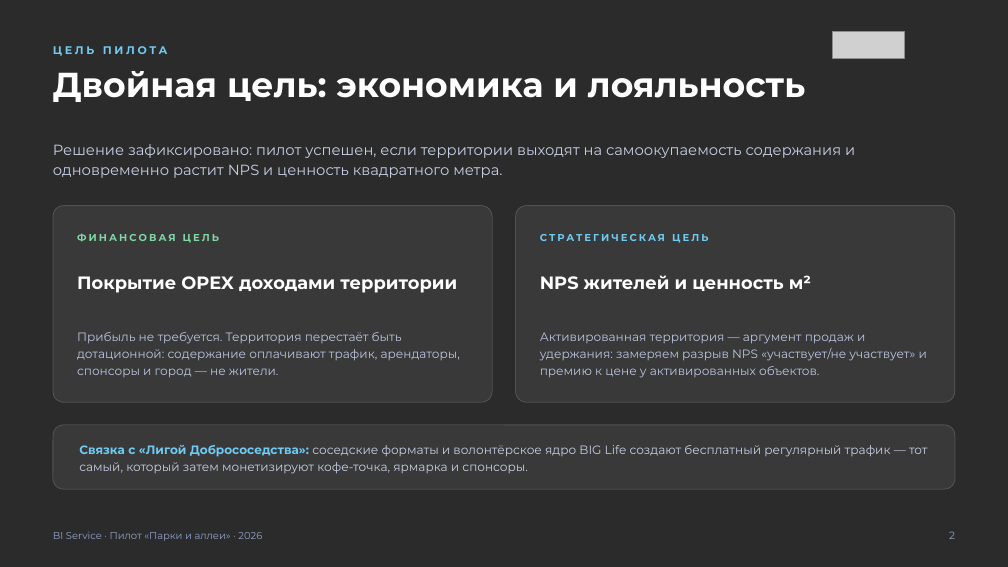
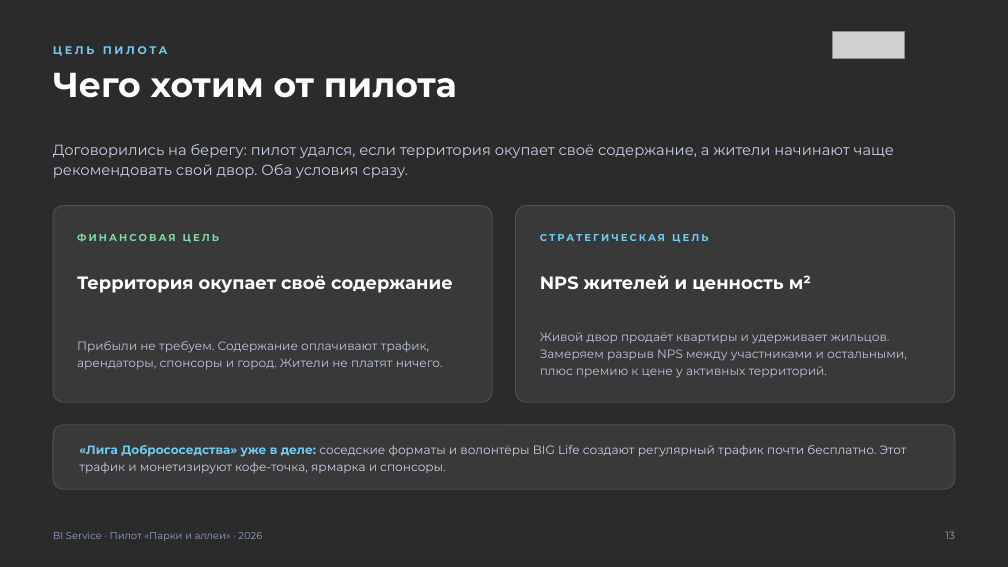
Before and after one commit to jprashkevich/bi-korshiler, a slide deck: slide 14 of docs/research/BIG-Life-park-pilot.pptx (slide 3 before the commit). Drawn at 1008x567 pixels with LibreOffice and Linux fonts; fonts in the diff are those of the drawing; grey boxes stand for pictures; background and template pictures are left out; a plain dark background stands for a picture behind light text. Boxes give left, top, right and bottom in pixels: in the first picture for what was removed or moved away, otherwise in the second. Text is boxed around its words. In the diff, an @@ line names an element or a change of style, - is before the commit and + after.

```diff
--- a/docs/research/BIG-Life-park-pilot.pptx
+++ b/docs/research/BIG-Life-park-pilot.pptx
@@ text at <box>53,72,457,98</box>: text changed @@
-Двойная цель: экономика и лояльность
+Чего хотим от пилота
@@ text at <box>53,144,894,178</box>: text changed @@
-Решение зафиксировано: пилот успешен, если территории выходят на самоокупаемость содержания и одновременно растит NPS и ценность квадратного метра.
+Договорились на берегу: пилот удался, если территория окупает своё содержание, а жители начинают чаще рекомендовать свой двор. Оба условия сразу.
@@ text at <box>77,275,453,293</box>: text changed @@
-Покрытие OPEX доходами территории
+Территория окупает своё содержание
@@ text at <box>77,341,443,370</box>: text changed @@
-Прибыль не требуется. Территория перестаёт быть дотационной: содержание оплачивают трафик, арендаторы, спонсоры и город — не жители.
+Прибыли не требуем. Содержание оплачивают трафик, арендаторы, спонсоры и город. Жители не платят ничего.
@@ text at <box>540,332,907,378</box>: text changed @@
-Активированная территория — аргумент продаж и удержания: замеряем разрыв NPS «участвует/не участвует» и премию к цене у активированных объектов.
+Живой двор продаёт квартиры и удерживает жильцов. Замеряем разрыв NPS между участниками и остальными, плюс премию к цене у активных территорий.
@@ text at <box>79,445,907,474</box>: text changed @@
-Связка с «Лигой Добрососедства»: соседские форматы и волонтёрское ядро BIG Life создают бесплатный регулярный трафик — тот самый, который затем монетизируют кофе-точка, ярмарка и спонсоры.
+«Лига Добрососедства» уже в деле: соседские форматы и волонтёры BIG Life создают регулярный трафик почти бесплатно. Этот трафик и монетизируют кофе-точка, ярмарка и спонсоры.
@@ text at <box>945,531,955,539</box>: text changed @@
-2
+13
```
Also in this commit, not shown: 13 other slides changed, 11 slides added.
